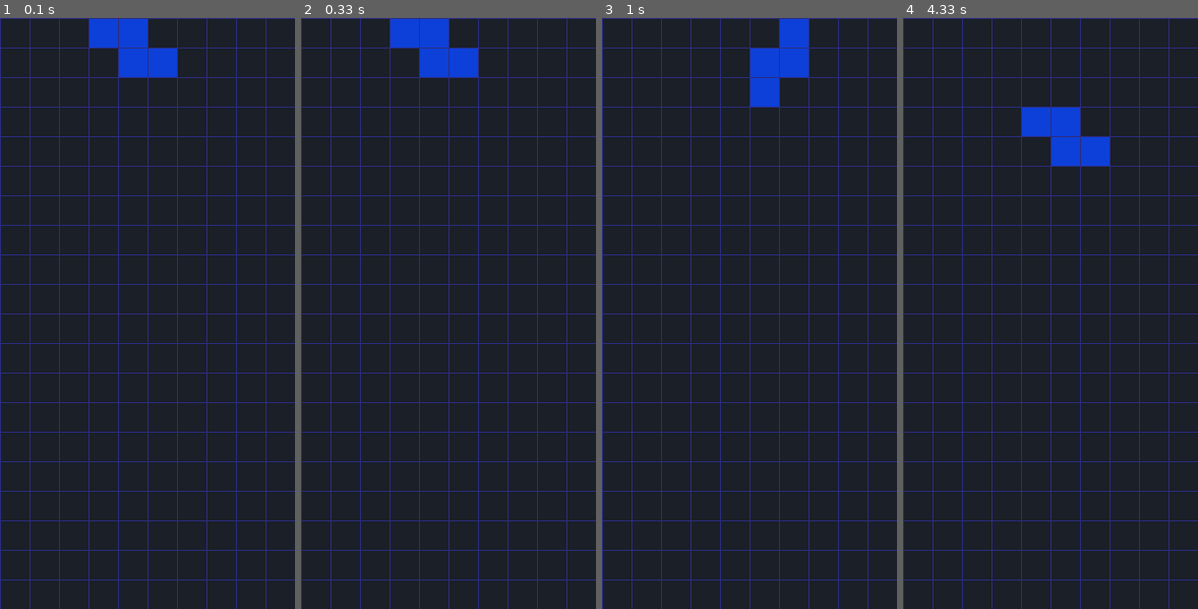
Above: before the commit, frames 1-4 (left to right).
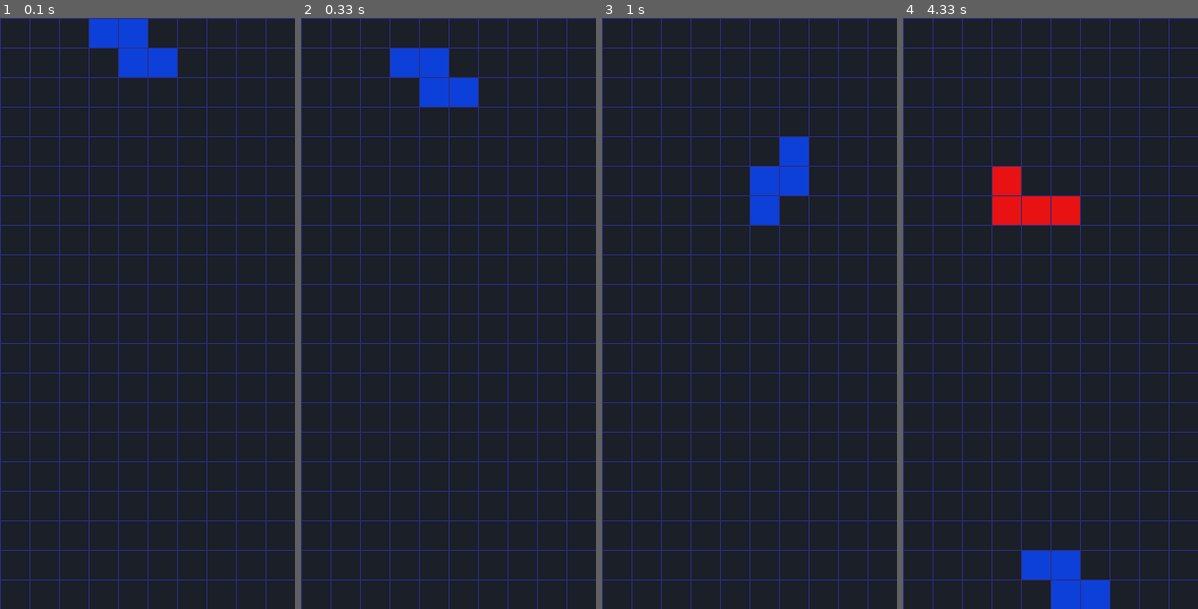
Above: after the commit, the same moments.

Repository: letsleepingfoxeslie/what-does-the-fox-code
Game: pygame game, started from 005-pygame-bepis/bepis.py
Same seed, same stepped clock (60 frames per second), same inputs: the game is played once before the commit and once after it.
Inputs:
- Up to frame 1 (0.1 s): no input
- Up to frame 2 (0.33 s): no input
- Up to frame 3 (1 s): hold Right 0.33-0.8 s; hold Up from 0.83 s (still down)
- Up to frame 4 (4.33 s): release Up at 1.13 s; hold Right 1.17-1.63 s; hold Left 1.67-2.2 s; hold Down 2.23-2.53 s; hold Left 2.57-2.97 s; hold Up 3-3.37 s; hold Right 3.4-4.03 s; hold Down from 4.07 s (still down)

Frame 1 is identical in both runs. In frame 2, 2.8% of the frame differs, in the area x 30-60%, y 0-15%; in frame 3, 3.7%; in frame 4, 5.6%, in the area x 30-70%, y 15-100%.

Commit message:
Feature: add collisions for tetriminos

Diff:
--- a/005-pygame-bepis/bepis.py
+++ b/005-pygame-bepis/bepis.py
@@ -9,6 +9,9 @@
 pygame.display.set_caption("BEPIS")
 clock = pygame.time.Clock()
 game = Game()
+
+GAME_UPDATE = pygame.USEREVENT
+pygame.time.set_timer(GAME_UPDATE, 200)
 
 # Game loop
 while True:
@@ -28,6 +31,10 @@
             if event.key in [pygame.K_UP, pygame.K_z, pygame.K_q]:
                 game.rotate_block()
 
+        # Custom event: every 200ms (by default... as of this commit)
+        if event.type == GAME_UPDATE:
+            game.move_down()
+
     # Drawing stuff?
     screen.fill((44, 44, 127))
     game.draw(screen)
--- a/005-pygame-bepis/game.py
+++ b/005-pygame-bepis/game.py
@@ -23,18 +23,35 @@
 
     def move_left(self):
         self.current_block.move(0, -1)
-        if self.are_all_blocks_in_grid() == False:
+        if self.are_all_blocks_in_grid() == False or self.does_block_fit() == False:
             self.current_block.move(0, 1)
 
     def move_right(self):
         self.current_block.move(0, 1)
-        if self.are_all_blocks_in_grid() == False:
+        if self.are_all_blocks_in_grid() == False or self.does_block_fit() == False:
             self.current_block.move(0, -1)
 
     def move_down(self):
         self.current_block.move(1, 0)
-        if self.are_all_blocks_in_grid() == False:
+        if self.are_all_blocks_in_grid() == False or self.does_block_fit() == False:
             self.current_block.move(-1, 0)
+            self.lock_block()
+
+    def lock_block(self):
+        tiles = self.current_block.get_cell_positions()
+        for position in tiles:
+            self.grid.GRID[position.row][position.column] = self.current_block.id
+
+        self.current_block = self.next_block
+        self.next_block = self.get_random_block()
+        self.grid.clear_full_rows()
+
+    def does_block_fit(self):
+        tiles = self.current_block.get_cell_positions()
+        for tile in tiles:
+            if not self.grid.is_empty(tile.row, tile.column):
+                return False
+        return True
 
     def rotate_block(self):
         self.current_block.rotate()
--- a/005-pygame-bepis/grid.py
+++ b/005-pygame-bepis/grid.py
@@ -20,6 +20,36 @@
             return
         return False
 
+    def is_empty(self, row, column) -> bool:
+        return self.GRID[row][column] == 0
+
+    def is_row_full(self, row) -> bool:
+        for column in range(self.COLUMNS):
+            if self.GRID[row][column] == 0:
+                return False
+        return True
+
+    def clear_row(self, row):
+        for column in range(self.COLUMNS):
+            self.GRID[row][column] = 0
+
+    def move_row_down(self, row, amount):
+        for column in range(self.COLUMNS):
+            self.GRID[row + amount][column] = self.GRID[row][column]
+            self.GRID[row][column] = 0
+
+    def clear_full_rows(self) -> int:
+        completed = 0
+
+        # Check every row in reverse order
+        for row in range(self.ROWS - 1, 0, -1):
+            if self.is_row_full(row):
+                self.clear_row(row)
+                completed += 1
+            elif completed > 0:
+                self.move_row_down(row, completed)
+        return completed
+
     def draw(self, screen):
         for row in range(self.ROWS):
             for column in range(self.COLUMNS):
